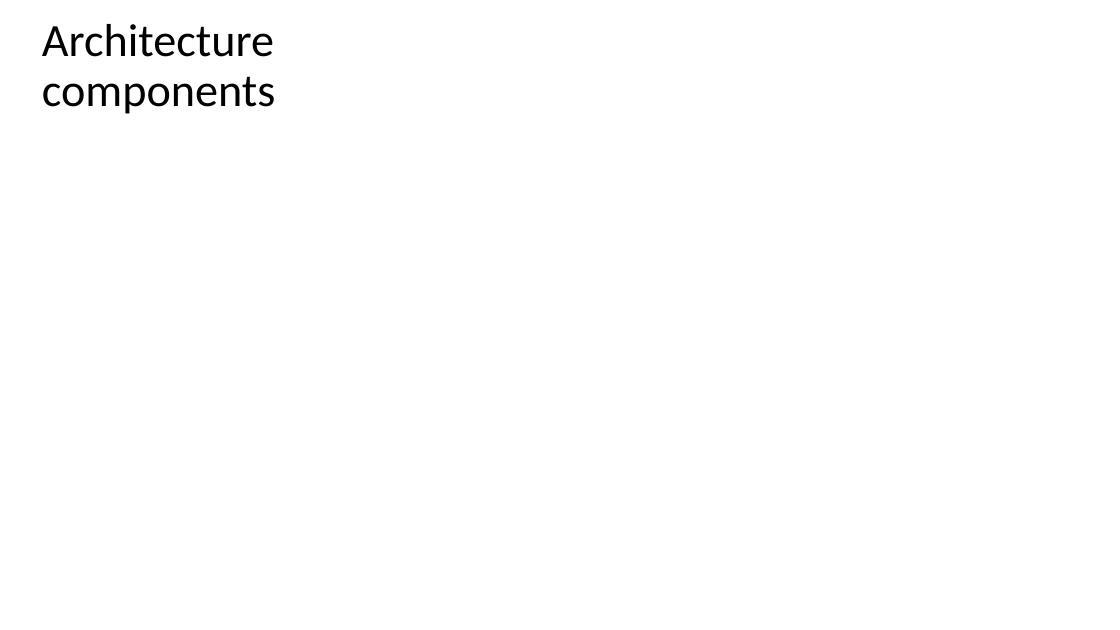
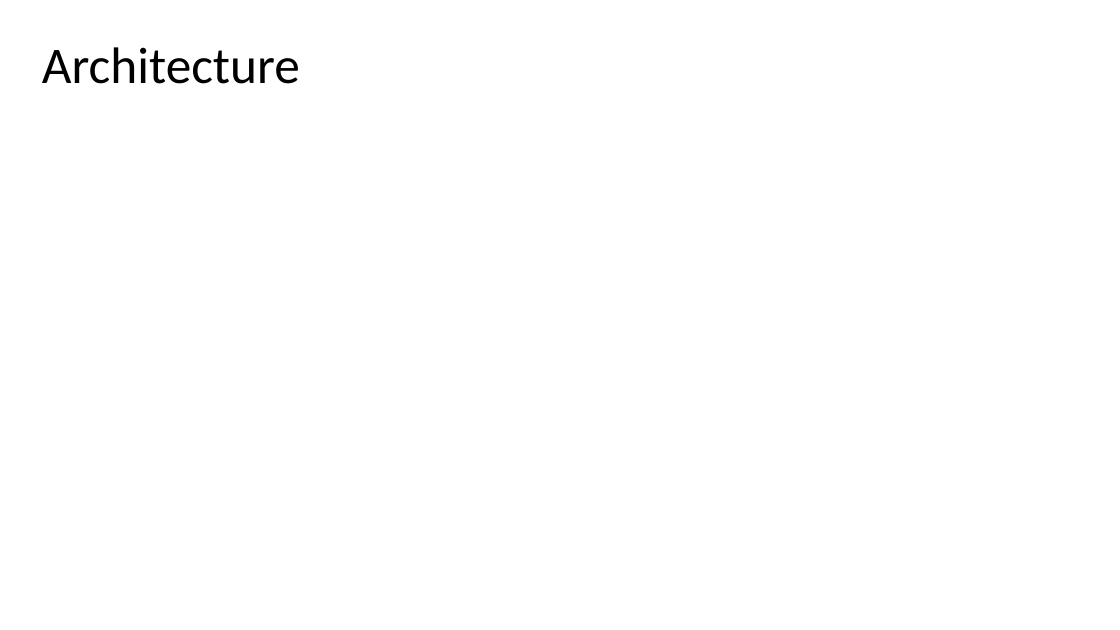
Before and after one commit to federatedplatforms/FEDeRATED-Semantic-Model, a slide deck: slide 4 of Presentation/Logistic_KnowledgeGraph.pptx (slide 3 before the commit). Drawn at 1120x630 pixels with LibreOffice and Linux fonts; fonts in the diff are those of the drawing. Boxes give left, top, right and bottom in pixels: in the first picture for what was removed or moved away, otherwise in the second. Text is boxed around its words. In the diff, an @@ line names an element or a change of style, - is before the commit and + after.

```diff
--- a/Presentation/Logistic_KnowledgeGraph.pptx
+++ b/Presentation/Logistic_KnowledgeGraph.pptx
@@ title at bbox=[42, 47, 300, 84]: text changed; size 39.6 to 44 pt @@
-Architecture components
+Architecture
```
Also in this commit, not shown: 2 other slides changed, 1 slide added, 2 slides removed.
